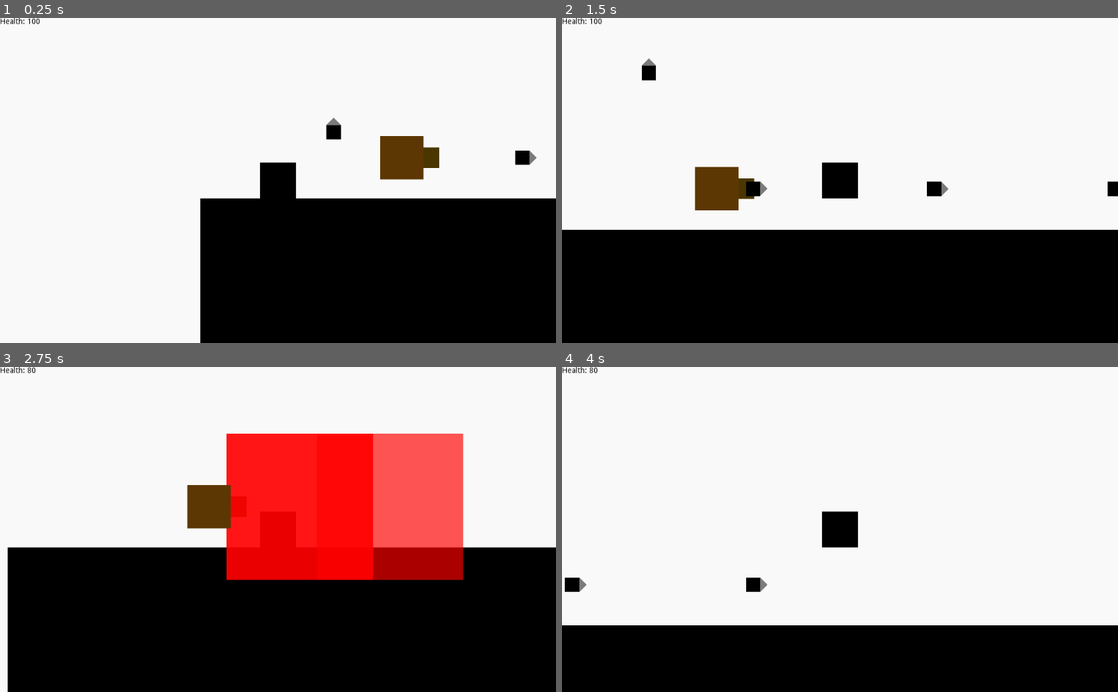
Above: before the commit, frames 1-4 (two rows, left to right).
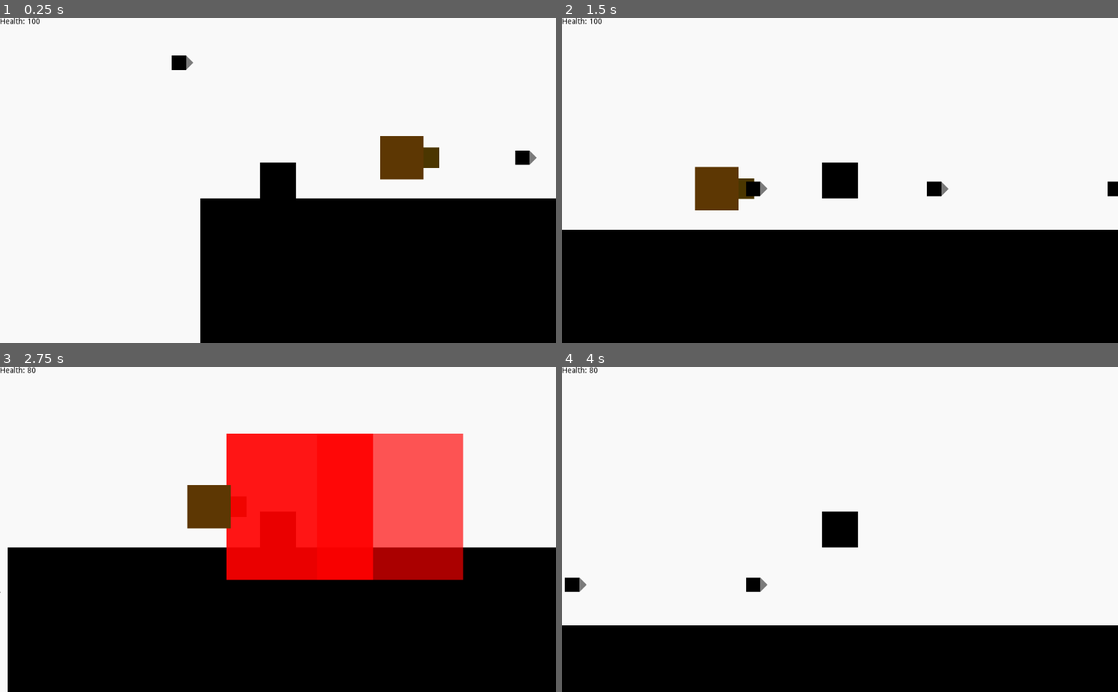
Above: after the commit, the same moments.

Repository: RavenJFelix/Square
Game: Godot game, scene res://testLevel/test.tscn
Two runs of this game, one before a commit and one after it. Both use one fixed random seed, a clock stepped at 60 frames per second and the inputs below. This scene is started directly instead of the project's main scene.
Inputs:
- Up to frame 1 (0.25 s): no input
- Up to frame 2 (1.5 s): hold Right (ui_right) from 0.53 s (still down); tap Up (ui_up) at 0.77 s
- Up to frame 3 (2.75 s): tap Up (ui_up) at 1.52 s; release Right (ui_right) at 2.03 s; hold Left (ui_left) from 2.03 s (still down)
- Up to frame 4 (4 s): release Left (ui_left) at 2.78 s; hold Right (ui_right) from 2.78 s (still down); tap Up (ui_up) at 3.02, 3.77 s

The runs differ from the first frame. In frame 1, 0.3% of the frame differs, in the area x 30-62%, y 11-38%; in frame 2, 0.1%; in frame 3, less than 0.1%; in frame 4, nothing differs.

Commit message:
Add glitched chasing capabilities

Diff:
--- a/entity/npc/enemies/chaser/chaser.gd
+++ b/entity/npc/enemies/chaser/chaser.gd
@@ -1,12 +1,23 @@
 extends KinematicBody2D
 enum MODE {search, chase}
 enum MOVE_MODE {x,y}
+enum DIRECTION {up, down, left, right}
 var explosion = load("res://effects/simple-explosion/simple-explosion.tscn")
 var vel = Vector2()
-export var start_speed = 100
+export var speed = 100
 export var timeout = 10
 var target_mode = MOVE_MODE.x
 var mode = MODE.search
+
+var UP = Vector2(0,-speed)
+var DOWN = Vector2(0,speed)
+var LEFT = Vector2(-speed,0)
+var RIGHT = Vector2(speed, 0)
+var current_direction = DIRECTION.left
+var rotUp = 0
+var rotDown = 90
+var rotLeft = 180
+var rotRight = 270
 # Declare member variables here. Examples:
 # var a = 2
 # var b = "text"
@@ -14,9 +25,10 @@
 # Called when the node enters the scene tree for the first time.
 func _ready():
 	$Timer.start(timeout)
-	vel = Vector2(0, -start_speed).rotated(rotation)
+	vel = Vector2(0, -speed).rotated(rotation)
 
 func _physics_process(delta):
+	print(target)
 	match mode:
 		MODE.chase:
 			_chase()
@@ -26,13 +38,51 @@
 # Called every frame. 'delta' is the elapsed time since the previous frame.
 #func _process(delta):
 func _chase():
-	print("CHASING")
+
+	match target_mode:
+		MOVE_MODE.x:
+			_chase_x()
+		MOVE_MODE.y:
+			_chase_y()
+
+func _chase_x():
+	if (position.x < target.position.x):
+		if current_direction == DIRECTION.left:
+			target_mode = MOVE_MODE.y
+		else:
+			vel = RIGHT
+			rotation_degrees = rotRight
+			current_direction = DIRECTION.right
+	elif target.position.x < position.x:
+		if current_direction == DIRECTION.right:
+			target_mode = MOVE_MODE.y
+		else:
+			vel = LEFT
+			rotation_degrees = rotLeft
+			current_direction = DIRECTION.left
+func _chase_y():
+	if (position.y < target.position.y):
+		if current_direction == DIRECTION.up:
+			target_mode = MOVE_MODE.x
+		else:
+			vel = DOWN
+			rotation_degrees = rotDown
+			current_direction = DIRECTION.down
+	elif target.position.y < position.y:
+		if current_direction == DIRECTION.down:
+			target_mode = MOVE_MODE.y
+		else:
+			vel = UP
+			rotation_degrees = rotUp
+			current_direction = DIRECTION.up
+
 func _search():
 	print("SEARCHING")
 	var bodies = $TargetArea.get_overlapping_bodies()
 	for body in bodies:
 		if body.has_method("is_player"):
 			target = body
+			body
 			mode = MODE.chase
 
 func _explode():
--- a/testLevel/test.tscn
+++ b/testLevel/test.tscn
@@ -18,4 +18,4 @@
 position = Vector2( 256.881, 72.0368 )
 
 [node name="Chaser" parent="." instance=ExtResource( 4 )]
-position = Vector2( 162.953, 61.7683 )
+position = Vector2( -50.7367, -74.4067 )
